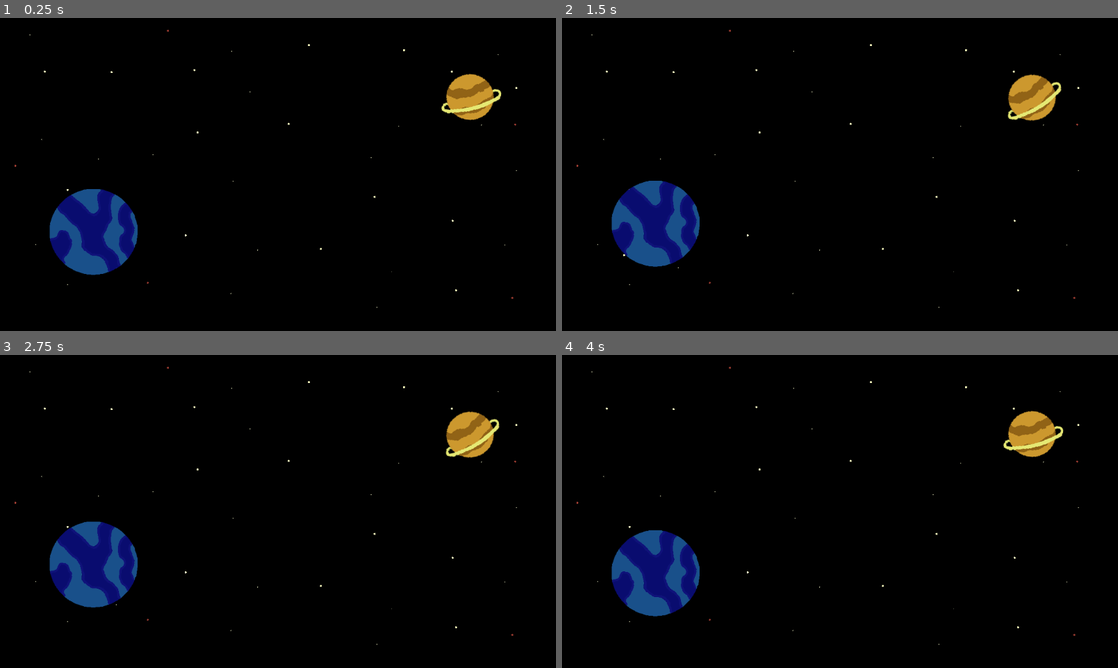
Above: before the commit, frames 1-4 (two rows, left to right).
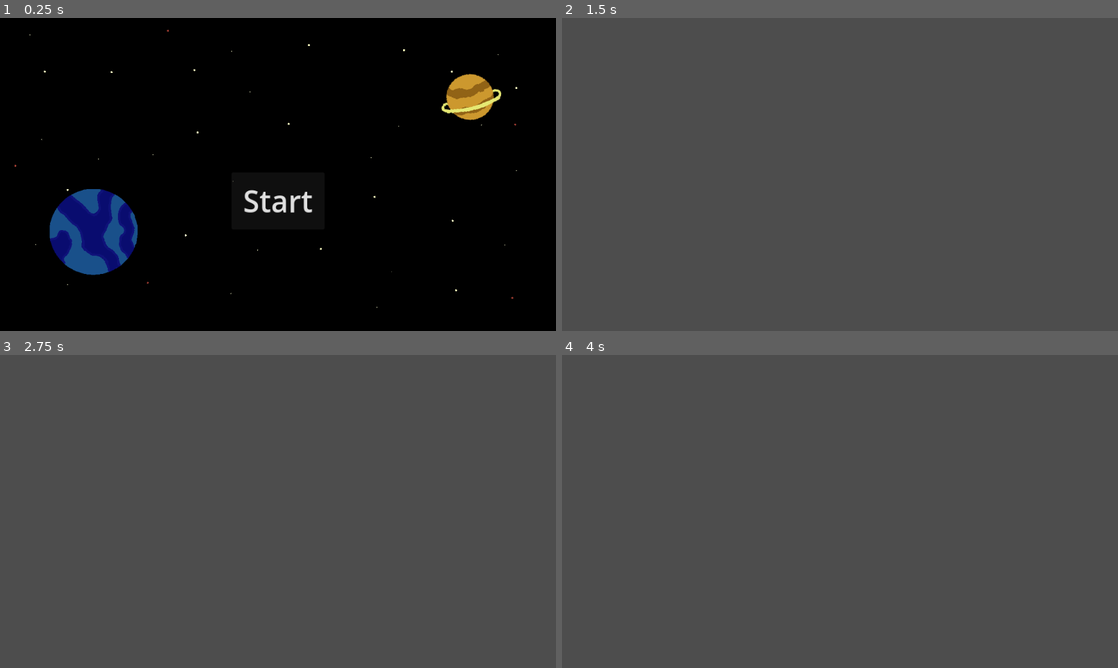
Above: after the commit, the same moments.

Repository: BreannaBre/GodotProject
Game: Godot game, scene res://scenes/title_screen.tscn
Two runs of this game, one before a commit and one after it. Both use one fixed random seed, a clock stepped at 60 frames per second and the inputs below. This scene is started directly instead of the project's main scene.
Inputs (mouse positions are in pixels of both pictures, inside the frame that each line leads up to):
- Up to frame 1 (0.25 s): no input
- Up to frame 2 (1.5 s): click (840, 199) at 0.5 s, where only the run after the commit has a clickable "Start"; move the mouse to (962, 158) at 1.27 s; hold Right (Player1Right) from 1.28 s (still down); click (962, 158) at 1.42 s
- Up to frame 3 (2.75 s): tap Up (Player1Jump) at 1.52 s; release Right (Player1Right) at 2 s; drag from (166, 527) to (250, 574) at 2.02 s
- Up to frame 4 (4 s): move the mouse to (895, 442) at 2.77 s; hold Left (Player1Left) 2.78-3.5 s; drag from (812, 574) to (673, 464) at 3.52 s

The runs differ from the first frame. In frame 1, 0.4% of the frame differs, in the area x 41-57%, y 52-63%; in frame 2, 100%; in frame 3, 100%, in the area x 0-100%, y 0-100%; in frame 4, 100%.

Commit message:
made title screen, Game over screen, and working stopwatch

Diff:
--- /dev/null
+++ b/scenes/game_over_screen.tscn
@@ -0,0 +1,57 @@
+[gd_scene load_steps=7 format=3 uid="uid://dqr2ova5jxyuf"]
+
+[ext_resource type="Texture2D" uid="uid://djiiknuwh4t66" path="res://assets/background_starry.png" id="1_q2qka"]
+[ext_resource type="Texture2D" uid="uid://drsf71xa1icuq" path="res://assets/rooms/heart_ship_left.svg" id="2_1ajhf"]
+[ext_resource type="Texture2D" uid="uid://b6l5ks2p5r2qk" path="res://assets/misc/shield_charging.svg" id="3_0uxya"]
+[ext_resource type="Texture2D" uid="uid://bxg5cmsk2tm2h" path="res://assets/rooms/heart_ship_bg.svg" id="4_2seg0"]
+[ext_resource type="Texture2D" uid="uid://dg78g2bo78amu" path="res://assets/fishcat.png" id="5_x1uov"]
+[ext_resource type="Script" path="res://scenes/score.gd" id="5_xkdsx"]
+
+[node name="GameOverScreen" type="Node2D"]
+z_index = 6
+z_as_relative = false
+
+[node name="Background" type="Sprite2D" parent="."]
+position = Vector2(576, 324)
+texture = ExtResource("1_q2qka")
+
+[node name="BrokenShipSprite" type="Sprite2D" parent="Background"]
+position = Vector2(-439, -62)
+rotation = -0.672096
+scale = Vector2(0.3, 0.3)
+texture = ExtResource("2_1ajhf")
+
+[node name="BrokenOffShieldSprite" type="Sprite2D" parent="Background"]
+position = Vector2(360, 240)
+rotation = 0.993691
+scale = Vector2(0.3, 0.3)
+texture = ExtResource("3_0uxya")
+
+[node name="FadedHeartSprite" type="Sprite2D" parent="Background"]
+position = Vector2(365, -215)
+rotation = -0.288586
+scale = Vector2(0.03, 0.03)
+texture = ExtResource("4_2seg0")
+
+[node name="CatfishSprite" type="Sprite2D" parent="Background"]
+position = Vector2(-165, 196)
+rotation = -5.9493
+scale = Vector2(-0.1, -0.1)
+texture = ExtResource("5_x1uov")
+
+[node name="GameOverLabel" type="Label" parent="."]
+offset_left = 272.0
+offset_top = 144.0
+offset_right = 880.0
+offset_bottom = 268.0
+theme_override_font_sizes/font_size = 90
+text = "Heart Broken!"
+
+[node name="FinalScore" type="Label" parent="."]
+offset_left = 240.0
+offset_top = 304.0
+offset_right = 918.0
+offset_bottom = 414.0
+theme_override_font_sizes/font_size = 80
+text = "Time Survived: 80"
+script = ExtResource("5_xkdsx")
--- a/scenes/main.tscn
+++ b/scenes/main.tscn
@@ -1,8 +1,9 @@
-[gd_scene load_steps=5 format=3 uid="uid://dp4bxbuy3jetc"]
+[gd_scene load_steps=6 format=3 uid="uid://dp4bxbuy3jetc"]
 
 [ext_resource type="PackedScene" uid="uid://ba73xxekccsg" path="res://scenes/keyboard_player.tscn" id="1_m6610"]
 [ext_resource type="Script" path="res://src/main.gd" id="1_rjrnr"]
 [ext_resource type="PackedScene" uid="uid://rj3h28pvb2lv" path="res://scenes/background.tscn" id="2_o17ss"]
+[ext_resource type="Script" path="res://scenes/score.gd" id="4_by4x4"]
 
 [sub_resource type="RectangleShape2D" id="RectangleShape2D_wefyx"]
 size = Vector2(1, 1)
@@ -22,3 +23,10 @@
 
 [node name="CollisionShape2D" type="CollisionShape2D" parent="MouseBody"]
 shape = SubResource("RectangleShape2D_wefyx")
+
+[node name="Score" type="Label" parent="."]
+offset_left = 976.0
+offset_top = 28.0
+offset_right = 1016.0
+offset_bottom = 51.0
+script = ExtResource("4_by4x4")
--- /dev/null
+++ b/scenes/score.gd
@@ -0,0 +1,15 @@
+extends Label
+
+
+# Called when the node enters the scene tree for the first time.
+var time = 0
+func _ready() -> void:
+	text = "Time Survived: 0"
+
+
+# Called every frame. 'delta' is the elapsed time since the previous frame.
+func _process(delta: float) -> void:
+	time += delta
+	text = "Time Survived: " + str(int(time))
+
+#TODO: need function to stop time when game ends
--- a/scenes/title_screen.tscn
+++ b/scenes/title_screen.tscn
@@ -84,21 +84,39 @@
 }]
 
 [node name="TitleScreen" type="Node2D"]
+process_mode = 3
 script = ExtResource("1_li7gw")
 
 [node name="Background" type="Sprite2D" parent="."]
 position = Vector2(576, 324)
 texture = ExtResource("1_xfhsh")
 
-[node name="BluePlanetAnimation" type="AnimatedSprite2D" parent="."]
-position = Vector2(195, 444)
+[node name="BluePlanetAnimation" type="AnimatedSprite2D" parent="Background"]
+position = Vector2(-381, 120)
 sprite_frames = SubResource("SpriteFrames_5ao57")
 animation = &"idle"
 frame = 3
 frame_progress = 0.456783
 
-[node name="OrangePlanetAnimation" type="AnimatedSprite2D" parent="."]
-position = Vector2(977, 165)
+[node name="OrangePlanetAnimation" type="AnimatedSprite2D" parent="Background"]
+position = Vector2(401, -159)
 sprite_frames = SubResource("SpriteFrames_rn55q")
 frame = 7
 frame_progress = 0.97513
+
+[node name="StartButton" type="Button" parent="."]
+z_index = 6
+anchors_preset = -1
+offset_left = 480.0
+offset_top = 320.0
+offset_right = 699.0
+offset_bottom = 452.0
+grow_horizontal = 2
+grow_vertical = 2
+scale = Vector2(0.877908, 0.889999)
+theme_override_colors/icon_hover_color = Color(0.266575, 0.266575, 0.266575, 1)
+theme_override_font_sizes/font_size = 70
+text = "Start"
+metadata/_edit_use_anchors_ = true
+
+[connection signal="pressed" from="StartButton" to="." method="_on_start_button_pressed"]
--- a/src/title_screen.gd
+++ b/src/title_screen.gd
@@ -4,11 +4,23 @@
 var orange_planet: AnimatedSprite2D
 
 func _ready() -> void:
-	var blue_planet_unsafe := get_node("BluePlanetAnimation")
+	var blue_planet_unsafe := get_node("Background/BluePlanetAnimation")
 	assert(blue_planet_unsafe is AnimatedSprite2D, "Somebody's been mucking with the titlescreen nodes")
 	blue_planet = blue_planet_unsafe as AnimatedSprite2D
 	blue_planet.play()
-	var orange_planet_unsafe := get_node("OrangePlanetAnimation")
+	var orange_planet_unsafe := get_node("Background/OrangePlanetAnimation")
 	assert(orange_planet_unsafe is AnimatedSprite2D, "Somebody's been mucking with the titlescreen nodes")
 	orange_planet = orange_planet_unsafe as AnimatedSprite2D
 	orange_planet.play()
+	#game doesn't start/process until start button is pressed
+	get_tree().paused = true
+	Timer
+
+#when game starts this *disappears* and doesn't come back unless we implement it
+func _on_start_button_pressed() -> void:
+	get_tree().paused = false
+	self.queue_free()
+
+#NOTE: I accidently only made startButton the top order of visibility but it created a kind fire title screen
+#set title screen to ordering 6 if we want a title
+#Also just remove TitleScreen from main if it gets annoying during testing, just link back in and it works
